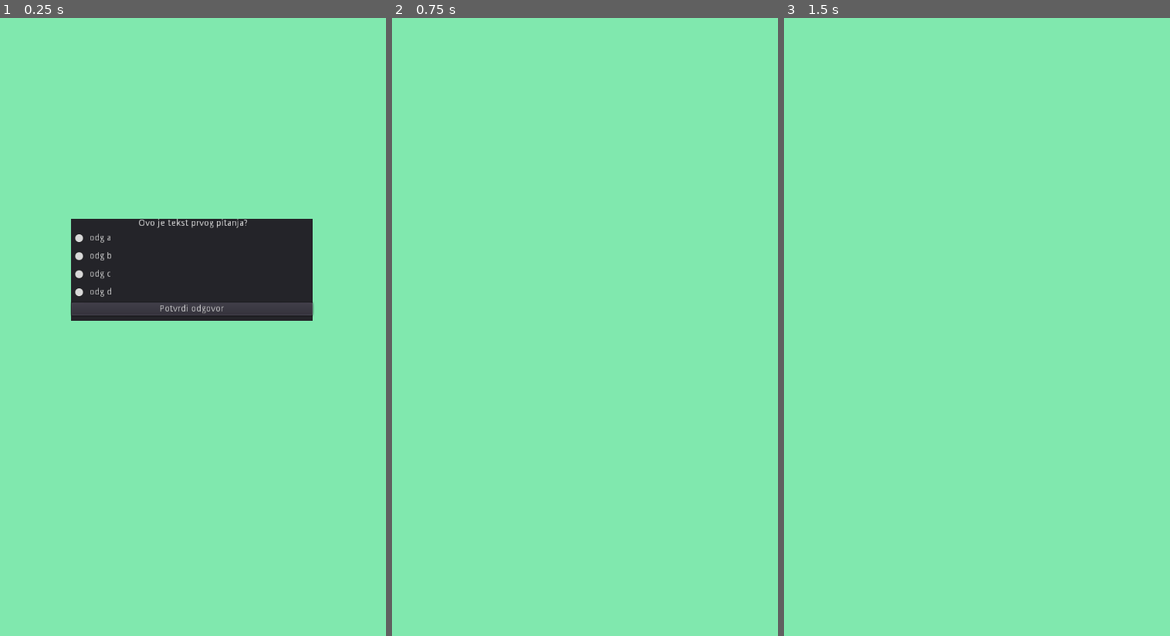
Above: before the commit, frames 1-3 (left to right).
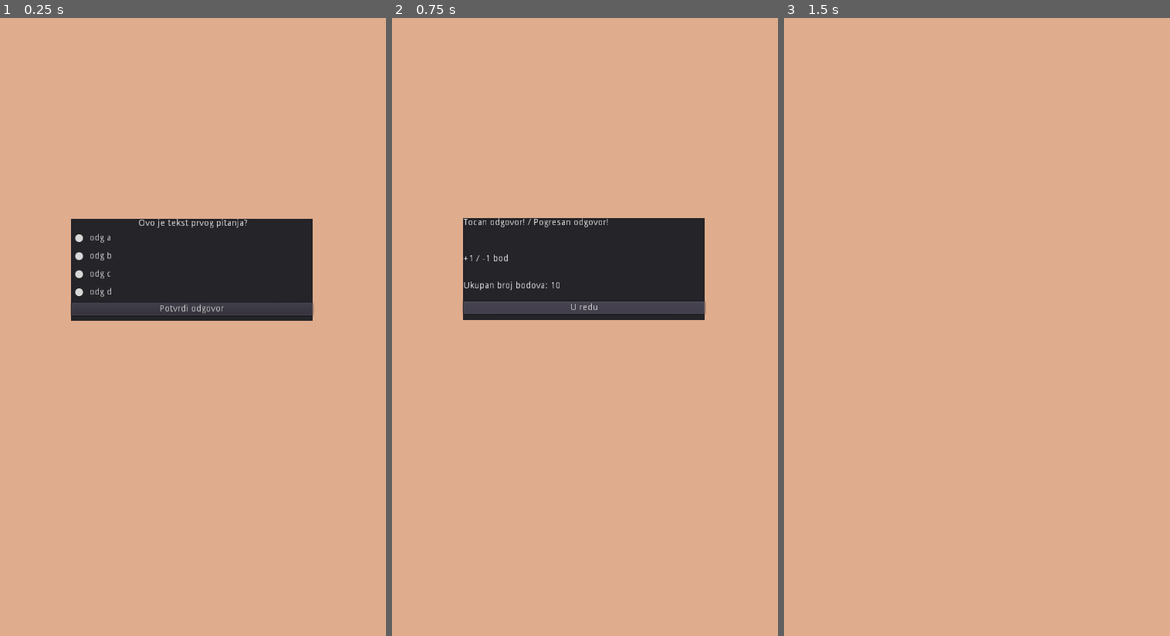
Above: after the commit, the same moments.

Repository: amalija-ramljak/superteacher
Game: Godot game, scene res://scenes/components/QuestionCard.tscn
Same seed, same stepped clock (60 frames per second), same inputs: the game is played once before the commit and once after it. This scene is started directly instead of the project's main scene.
Inputs (mouse positions are in pixels of both pictures, inside the frame that each line leads up to):
- Up to frame 1 (0.25 s): no input
- Up to frame 2 (0.75 s): click "Potvrdi odgovor" at 0.5 s
- Up to frame 3 (1.5 s): click (977, 308) at 1.25 s, where only the run after the commit has a clickable "U redu"

The runs differ from the first frame. In frame 1, 90% of the frame differs, in the area x 0-100%, y 0-100%; in frame 2, 100%; in frame 3, 100%.
Error before the commit: Invalid call. Nonexistent function 'instance' in base 'Nil'. (res://scenes/components/QuestionCard.gd:46)

Commit message:
added question and situation pools

Diff:
--- a/leveldata/hallway_questions_list.json
+++ b/leveldata/level1_questions_list.json
@@ -1,7 +1,7 @@
 {
     "0": {
         "text": "Ovo je tekst prvog pitanja?",
-        "answer": "optionA",
+        "answer": "a",
         "optionA": "odg a",
         "optionB": "odg b",
         "optionC": "odg c",
@@ -9,7 +9,7 @@
     },
     "1": {
         "text": "Ovo je tekst drugog pitanja?",
-        "answer": "optionB",
+        "answer": "b",
         "optionA": "odg a",
         "optionB": "odg b",
         "optionC": "odg c",
@@ -17,7 +17,7 @@
     },
     "2": {
         "text": "Ovo je tekst treceg pitanja?",
-        "answer": "optionC",
+        "answer": "c",
         "optionA": "odg a",
         "optionB": "odg b",
         "optionC": "odg c",
@@ -25,7 +25,7 @@
     },
     "3": {
         "text": "Ovo je tekst cetvrtog pitanja?",
-        "answer": "optionD",
+        "answer": "d",
         "optionA": "odg a",
         "optionB": "odg b",
         "optionC": "odg c",
@@ -33,7 +33,7 @@
     },
     "4": {
         "text": "Ovo je tekst petog pitanja?",
-        "answer": "optionA",
+        "answer": "a",
         "optionA": "odg a",
         "optionB": "odg b",
         "optionC": "odg c",
--- /dev/null
+++ b/leveldata/level1_situations_list.json
@@ -0,0 +1,22 @@
+{
+    "0": {
+        "text": "Ovo je tekst prve situacije",
+        "consequence": 1
+    },
+    "1": {
+        "text": "Ovo je tekst druge situacije",
+        "consequence": 0
+    },
+    "2": {
+        "text": "Ovo je tekst trece situacije",
+        "consequence": 0
+    },
+    "3": {
+        "text": "Ovo je tekst cetvrte situacije",
+        "consequence": 1
+    },
+    "4": {
+        "text": "Ovo je tekst pete situacije",
+        "consequence": 1
+    }
+}
--- a/project.godot
+++ b/project.godot
@@ -28,5 +28,5 @@
 
 [rendering]
 
-environment/default_clear_color=Color( 0.505882, 0.913725, 0.686275, 1 )
+environment/default_clear_color=Color( 0.878431, 0.678431, 0.556863, 1 )
 environment/default_environment="res://default_env.tres"
--- a/scenes/Hallway.gd
+++ /dev/null
@@ -1 +0,0 @@
-extends Node2D
--- a/scenes/Hallway.tscn
+++ /dev/null
@@ -1,13 +0,0 @@
-[gd_scene load_steps=3 format=2]
-
-[ext_resource path="res://scenes/Hallway.gd" type="Script" id=1]
-[ext_resource path="res://scenes/components/QuestionCard.tscn" type="PackedScene" id=2]
-
-[node name="Hallway" type="Node2D"]
-script = ExtResource( 1 )
-
-[node name="Node2D" parent="." instance=ExtResource( 2 )]
-margin_left = -187.5
-margin_top = -145.5
-margin_right = 187.5
-margin_bottom = 145.5
--- a/scenes/components/QuestionCard.gd
+++ b/scenes/components/QuestionCard.gd
@@ -3,22 +3,45 @@
 
 var AnswersButtonGroup
 var question
+var unansweredQuestions
+var answeredQuestions
 
 func _ready():
+	#group buttons so they act as radio buttons
 	AnswersButtonGroup = ButtonGroup.new()
 	$Answers/answerA.set_button_group(AnswersButtonGroup)
 	$Answers/answerB.set_button_group(AnswersButtonGroup)
 	$Answers/answerC.set_button_group(AnswersButtonGroup)
 	$Answers/answerD.set_button_group(AnswersButtonGroup)
 
-	var questions = self.load("res://leveldata/hallway_questions_list.json")
-	questions = JSON.parse(questions).result
+	#load json file with questions list and parse it to the unansweredQuestions dictionary
+	unansweredQuestions = self.load("res://leveldata/level1_questions_list.json")
+	unansweredQuestions = JSON.parse(unansweredQuestions).result
+
+	#generate random key for the unansweredQuestions dictionary
 	randomize()
-	var randomQuestionNumber = randi()%questions.size()
-	question = questions[str(randomQuestionNumber)]
+	var randomQuestionNumber = randi()%unansweredQuestions.size()
+
+	#if unseenSituations dictionary doesn't have random generated key, generate a new one
+	while(!unansweredQuestions.has(str(randomQuestionNumber))):
+		randomize()
+		randomQuestionNumber = randi()%unansweredQuestions.size()
+
+	#select randomly chosen question from the unansweredQuestions dictionary
+	question = unansweredQuestions[str(randomQuestionNumber)]
+
+	#add chosen question to the answeredQuestions dictionary
+	answeredQuestions={str(randomQuestionNumber): {"text": question.text, "answer": question.answer, "optionA": question.optionA, "optionB": question.optionB, "optionC": question.optionC, "optionD": question.optionD}}
+	#...and remove it from the unansweredQuestions
+	unansweredQuestions.erase(str(randomQuestionNumber))
 	set_question_txt(question.text)
 	for i in range(4):
 		set_answer(i)
+
+	#if unansweredQuestions dictionary is empty, refill it
+	if(unansweredQuestions.empty()):
+		unansweredQuestions=answeredQuestions
+		answeredQuestions.clear()
 
 func load(var path):
 	var file = File.new()
@@ -43,11 +66,12 @@
 
 func _on_Button_pressed():
 	queue_free()
-	var question_feedback = QuestionFeedbackCard.instance()
+	var question_feedback = preload("res://scenes/components/QuestionFeedbackCard.tscn").instance()
+	self.get_parent().add_child(question_feedback)
 	#selected correct answer
 	if (AnswersButtonGroup.get_pressed_button()):
 		question_feedback.positive_feedback()
-		print("prva")
+		print(AnswersButtonGroup.get_pressed_button())
 	#selected wrong answer
 	elif (AnswersButtonGroup.get_pressed_button()):
 		question_feedback.negative_feedback()
--- a/scenes/components/QuestionFeedbackCard.gd
+++ b/scenes/components/QuestionFeedbackCard.gd
@@ -4,12 +4,12 @@
 	queue_free()
 
 func positive_feedback():
-	$QuestionFeedbackCard/QuestionFeedback.text = "Tocan odgovor!"
-	$QuestionFeedbackCard/QuestionConsequence.text = "+1 bod"
+	$QuestionFeedback.text = "Tocan odgovor!"
+	$QuestionConsequence.text = "+1 bod"
 
 func negative_feedback():
-	$QuestionFeedbackCard/QuestionFeedback.text = "Pogresan odgovor!"
-	$QuestionFeedbackCard/QuestionConsequence.text = "-1 bod"
+	$QuestionFeedback.text = "Pogresan odgovor!"
+	$QuestionConsequence.text = "-1 bod"
 
 func set_total_points():
-	$QuestionFeedbackCard/TotalPointsLabel.text = "10 bodova"
+	$TotalPointsLabel.text = "10 bodova"
--- a/scenes/components/QuestionFeedbackCard.tscn
+++ b/scenes/components/QuestionFeedbackCard.tscn
@@ -18,8 +18,10 @@
 }
 
 [node name="QuestionFeedback" type="Label" parent="."]
-margin_right = 374.0
-margin_bottom = 35.0
+margin_left = -0.328552
+margin_top = 0.328552
+margin_right = 373.671
+margin_bottom = 35.3286
 text = "Tocan odgovor! / Pogresan odgovor!"
 __meta__ = {
 "_edit_use_anchors_": false
--- /dev/null
+++ b/scenes/components/SituationCard.gd
@@ -0,0 +1,57 @@
+extends Panel
+
+var situation
+var unseenSituations
+var seenSituations
+var randomSituationNumber
+
+func _ready():
+	#load json file with situations list and parse it to the unseenSituations dictionary
+	unseenSituations = self.load("res://leveldata/level1_situations_list.json")
+	unseenSituations = JSON.parse(unseenSituations).result
+
+	#generate random key for the unseenSituations dictionary
+	randomize()
+	randomSituationNumber = randi()%unseenSituations.size()
+
+	#if unseenSituations dictionary doesn't have random generated key, generate a new one
+	while(!unseenSituations.has(str(randomSituationNumber))):
+		randomize()
+		randomSituationNumber = randi()%unseenSituations.size()
+
+	#select randomly chosen situation from the unseenSituations dictionary
+	situation = unseenSituations[str(randomSituationNumber)]
+	#add chosen situation to the seenSituations dictionary
+	seenSituations={str(randomSituationNumber): {"text": situation.text, "consequence": situation.consequence}}
+	#...and remove it from the unseenSituations
+	unseenSituations.erase(str(randomSituationNumber))
+
+	set_situation_txt(situation.text)
+	set_situation_consequence(int(situation.consequence))
+
+	#if unseenSituations dictionary is empty, refill it
+	if(unseenSituations.empty()):
+		unseenSituations=seenSituations
+		seenSituations.clear()
+
+func load(var path):
+	var file = File.new()
+	file.open(path, File.READ)
+	var content = file.get_as_text()
+	file.close()
+	return content
+
+func set_situation_txt(var txt):
+	$SituationText.text = " %s" % txt
+
+func set_situation_consequence(var consequenceCode):
+	match consequenceCode:
+		0:
+			$SituationConsequence.text = "Pomices se 3 polja naprijed!"
+			#pomakni igraca naprijed
+		1:
+			$SituationConsequence.text = "Pomices se 3 polja natrag!"
+			#pomakni igraca natrag
+
+func _on_Button_pressed():
+	queue_free()
--- /dev/null
+++ b/scenes/components/SituationCard.tscn
@@ -0,0 +1,47 @@
+[gd_scene load_steps=2 format=2]
+
+[ext_resource path="res://scenes/components/SituationCard.gd" type="Script" id=1]
+
+[node name="SituationCard" type="Panel"]
+anchor_left = 0.5
+anchor_top = 0.5
+anchor_right = 0.5
+anchor_bottom = 0.5
+margin_left = -187.5
+margin_top = -84.0
+margin_right = 187.5
+margin_bottom = 84.0
+script = ExtResource( 1 )
+__meta__ = {
+"_edit_use_anchors_": false
+}
+
+[node name="SituationText" type="Label" parent="."]
+margin_right = 373.0
+margin_bottom = 70.0
+text = "Tekst random situacije"
+__meta__ = {
+"_edit_use_anchors_": false
+}
+
+[node name="SituationConsequence" type="Label" parent="."]
+margin_left = 0.965393
+margin_top = 78.8186
+margin_right = 375.965
+margin_bottom = 120.819
+text = "Posljedica random situacije"
+__meta__ = {
+"_edit_use_anchors_": false
+}
+
+[node name="Button" type="Button" parent="."]
+anchor_top = 0.06
+anchor_bottom = 0.06
+margin_top = 129.378
+margin_right = 375.0
+margin_bottom = 149.378
+text = "U redu"
+__meta__ = {
+"_edit_use_anchors_": false
+}
+[connection signal="pressed" from="Button" to="." method="_on_Button_pressed"]
Not shown, changed: .DS_Store
Not shown, changed: .gitignore
Not shown, changed: leveldata/.DS_Store
Not shown, changed: scenes/.DS_Store
